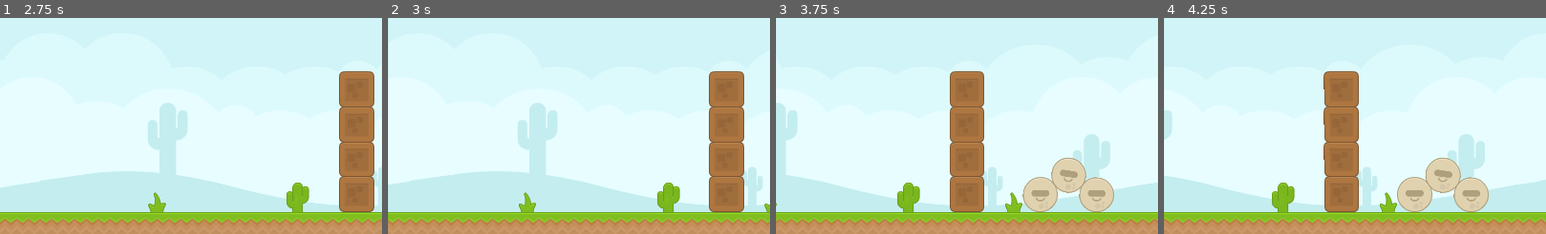
Above: before the commit, frames 1-4 (left to right).
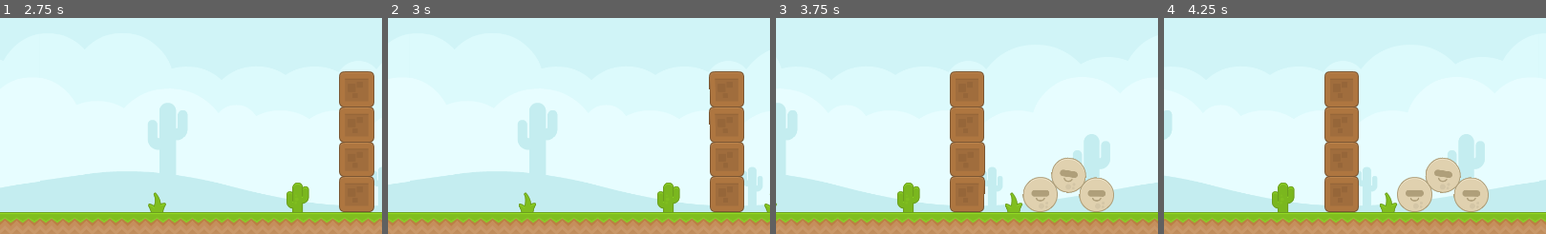
Above: after the commit, the same moments.

Repository: crystal-bit/angry-aliens
Game: Godot game, scene res://Scenes/Main.tscn
The game is run twice, just before and just after one commit, with the same random seed, the same clock (stepped at 60 frames per second) and the same inputs. Before the commit the project starts from res://Screens/Main.tscn. The engine's default icon, where the game draws it, is replaced by a stand-in: a white triangle on a blue panel in a dark square.
Inputs (mouse positions are % of the whole screen's width and height, from its top left):
- Up to frame 1 (2.75 s): drag from (18, 46) to (60, 28) at 0.52 s; click "RELOAD" at 1.25 s; drag from (30, 55) to (45, 70) at 2.02 s
- Up to frame 2 (3 s): tap Enter at 2.75 s; move the mouse to (60, 28) at 2.77 s; hold D (ui_right) from 2.78 s (still down)
- Up to frame 3 (3.75 s): release D (ui_right) at 3.5 s; drag from (45, 70) to (20, 35) at 3.52 s
- Up to frame 4 (4.25 s): no input
The pictures show only the part of the screen within x 27-77%, y 19-69%; the shares and areas given below are measured in that part.

Frame 1 is identical in both runs. In frame 2, 0.3% of the frame differs, in the area x 84-86%, y 32-90%; in frame 3, 0.1%; in frame 4, 0.1%.

Commit message:
Refactor "Screens" folder to "Scenes".
It will be simpler for the video tutorials

Diff:
--- a/Levels/Level1/Level1.tscn
+++ b/Scenes/Levels/Level1/Level1.tscn
@@ -1,28 +1,33 @@
 [gd_scene load_steps=17 format=2]
 
-[ext_resource path="res://Assets/graphics/kenney_physicsAssets_v2/Spritesheet/spritesheet_tiles.png" type="Texture" id=1]
-[ext_resource path="res://Objects/Debug/DebugOptions.tscn" type="PackedScene" id=2]
-[ext_resource path="res://Assets/graphics/kenney_physicsAssets_v2/PNG/Backgrounds/blue_desert.png" type="Texture" id=3]
-[ext_resource path="res://Objects/Enemy/Enemy.tscn" type="PackedScene" id=4]
-[ext_resource path="res://Levels/Level1/Level1.gd" type="Script" id=5]
-[ext_resource path="res://Objects/Slingshot/Slingshot.tscn" type="PackedScene" id=6]
-[ext_resource path="res://Objects/Projectile/Projectile.tscn" type="PackedScene" id=7]
-[ext_resource path="res://Objects/Obstacles/WoodObstacle1.tscn" type="PackedScene" id=8]
-[ext_resource path="res://Levels/Level1/CameraFocus.gd" type="Script" id=9]
-[ext_resource path="res://icon.png" type="Texture" id=10]
+[ext_resource path="res://Objects/Obstacles/WoodObstacle1.tscn" type="PackedScene" id=1]
+[ext_resource path="res://Assets/graphics/kenney_physicsAssets_v2/Spritesheet/spritesheet_tiles.png" type="Texture" id=2]
+[ext_resource path="res://Objects/Projectile/Projectile.tscn" type="PackedScene" id=3]
+[ext_resource path="res://icon.png" type="Texture" id=4]
+[ext_resource path="res://Assets/graphics/kenney_physicsAssets_v2/PNG/Backgrounds/blue_desert.png" type="Texture" id=5]
+[ext_resource path="res://Objects/Enemy/Enemy.tscn" type="PackedScene" id=6]
+[ext_resource path="res://Objects/Debug/DebugOptions.tscn" type="PackedScene" id=7]
+[ext_resource path="res://Objects/Slingshot/Slingshot.tscn" type="PackedScene" id=8]
+[ext_resource path="res://Scenes/Levels/Level1/CameraFocus.gd" type="Script" id=9]
+[ext_resource path="res://Scenes/Levels/Level1/Level1.gd" type="Script" id=10]
 
 [sub_resource type="ConvexPolygonShape2D" id=1]
 points = PoolVector2Array( 70, 70, 0, 70, 0, 0, 70, 0 )
 
 [sub_resource type="TileSet" id=2]
 0/name = "terrain"
-0/texture = ExtResource( 1 )
+0/texture = ExtResource( 2 )
 0/tex_offset = Vector2( 0, 0 )
 0/modulate = Color( 1, 1, 1, 1 )
 0/region = Rect2( 280, 70, 70, 70 )
 0/tile_mode = 0
 0/occluder_offset = Vector2( 0, 0 )
 0/navigation_offset = Vector2( 0, 0 )
+0/shape_offset = Vector2( 0, 0 )
+0/shape_transform = Transform2D( 1, 0, 0, 1, 0, 0 )
+0/shape = SubResource( 1 )
+0/shape_one_way = false
+0/shape_one_way_margin = 1.0
 0/shapes = [ {
 "autotile_coord": Vector2( 0, 0 ),
 "one_way": false,
@@ -32,33 +37,45 @@
 } ]
 0/z_index = 0
 1/name = "sand"
-1/texture = ExtResource( 1 )
+1/texture = ExtResource( 2 )
 1/tex_offset = Vector2( 0, 0 )
 1/modulate = Color( 1, 1, 1, 1 )
 1/region = Rect2( 210, 140, 70, 70 )
 1/tile_mode = 0
 1/occluder_offset = Vector2( 0, 0 )
 1/navigation_offset = Vector2( 0, 0 )
+1/shape_offset = Vector2( 0, 0 )
+1/shape_transform = Transform2D( 1, 0, 0, 1, 0, 0 )
+1/shape_one_way = false
+1/shape_one_way_margin = 0.0
 1/shapes = [  ]
 1/z_index = 0
 2/name = "cactus"
-2/texture = ExtResource( 1 )
+2/texture = ExtResource( 2 )
 2/tex_offset = Vector2( 0, 0 )
 2/modulate = Color( 1, 1, 1, 1 )
 2/region = Rect2( 70, 70, 70, 70 )
 2/tile_mode = 0
 2/occluder_offset = Vector2( 0, 0 )
 2/navigation_offset = Vector2( 0, 0 )
+2/shape_offset = Vector2( 0, 0 )
+2/shape_transform = Transform2D( 1, 0, 0, 1, 0, 0 )
+2/shape_one_way = false
+2/shape_one_way_margin = 0.0
 2/shapes = [  ]
 2/z_index = 0
 3/name = "grass1"
-3/texture = ExtResource( 1 )
+3/texture = ExtResource( 2 )
 3/tex_offset = Vector2( 0, 0 )
 3/modulate = Color( 1, 1, 1, 1 )
 3/region = Rect2( 70, 140, 70, 70 )
 3/tile_mode = 0
 3/occluder_offset = Vector2( 0, 0 )
 3/navigation_offset = Vector2( 0, 0 )
+3/shape_offset = Vector2( 0, 0 )
+3/shape_transform = Transform2D( 1, 0, 0, 1, 0, 0 )
+3/shape_one_way = false
+3/shape_one_way_margin = 0.0
 3/shapes = [  ]
 3/z_index = 0
 
@@ -77,9 +94,8 @@
 gradient = SubResource( 5 )
 
 [node name="Level1" type="Node2D"]
-script = ExtResource( 5 )
-__meta__ = {
-"_edit_horizontal_guides_": [ 857.0 ],
+script = ExtResource( 10 )
+__meta__ = {
 "_edit_lock_": true
 }
 
--- a/Screens/Main.tscn
+++ b/Scenes/Main.tscn
@@ -1,6 +1,6 @@
 [gd_scene load_steps=2 format=2]
 
-[ext_resource path="res://Levels/Level1/Level1.tscn" type="PackedScene" id=1]
+[ext_resource path="res://Scenes/Levels/Level1/Level1.tscn" type="PackedScene" id=1]
 
 [node name="Main" type="Node2D"]
 
--- a/Screens/StressTest/SpawningInfiniteEnemies.tscn
+++ b/Scenes/StressTest/SpawningInfiniteEnemies.tscn
@@ -1,9 +1,11 @@
 [gd_scene load_steps=7 format=2]
 
-[ext_resource path="res://Levels/Level1/Level1.tscn" type="PackedScene" id=1]
+[ext_resource path="res://Scenes/Levels/Level1/Level1.tscn" type="PackedScene" id=1]
 [ext_resource path="res://Objects/Enemy/Enemy.tscn" type="PackedScene" id=2]
 [ext_resource path="res://Objects/Debug/FPSCounter.tscn" type="PackedScene" id=3]
-[ext_resource path="res://Screens/StressTest/StressTest.gd" type="Script" id=4]
+[ext_resource path="res://Scenes/StressTest/StressTest.gd" type="Script" id=4]
+
+
 
 [sub_resource type="PhysicsMaterial" id=1]
 bounce = 0.4
--- a/project.godot
+++ b/project.godot
@@ -16,7 +16,7 @@
 [application]
 
 config/name="Angry Aliens"
-run/main_scene="res://Screens/Main.tscn"
+run/main_scene="res://Scenes/Main.tscn"
 config/icon="res://icon.png"
 
 [display]
Renamed: Levels/Level1/CameraFocus.gd -> Scenes/Levels/Level1/CameraFocus.gd
Renamed: Levels/Level1/Level1.gd -> Scenes/Levels/Level1/Level1.gd
Not shown: 4 places in Scenes/Levels/Level1/Level1.tscn that only renumber resources
Renamed: Screens/StressTest/StressTest.gd -> Scenes/StressTest/StressTest.gd
